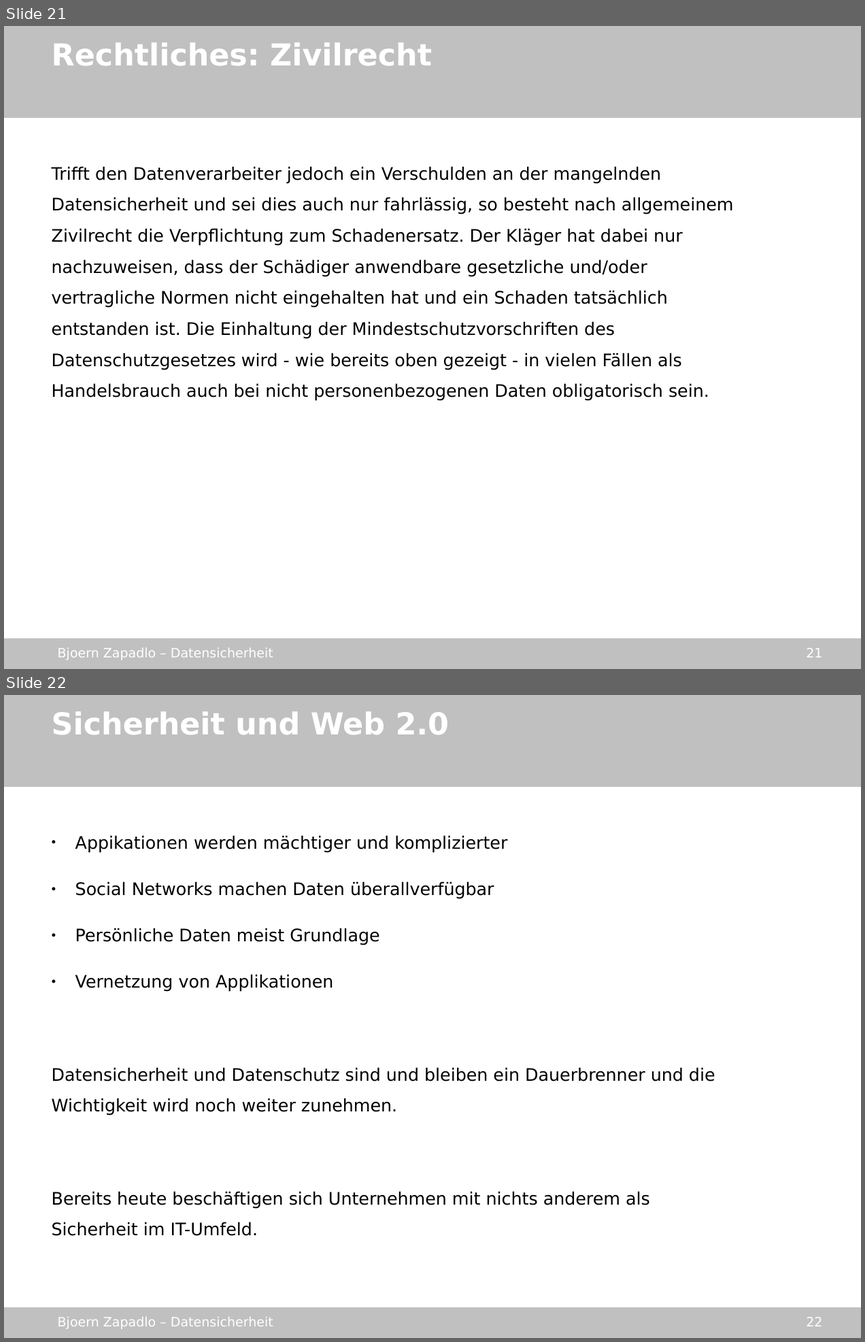
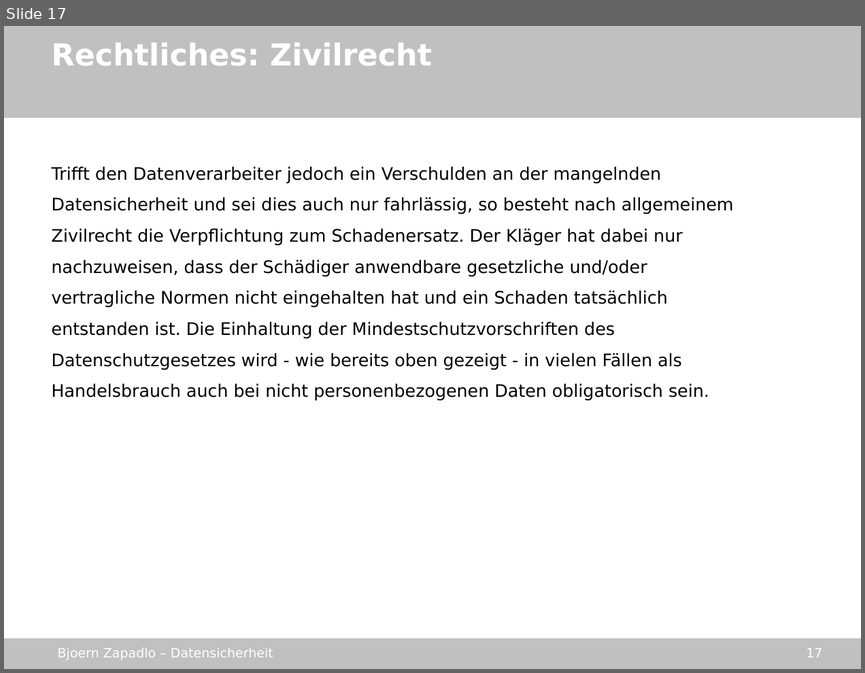
Before and after one commit to gmb2012/sae-datasecurity, a slide deck: stuff/datensicherheit_sae.odp. Shown one above the other, each under a label of ours: slides 21 and 22 before the commit, slide 17 after it. The pictures are 865x1342 and 865x673 pixels, drawn with LibreOffice and Linux fonts; fonts in the diff are those of the drawing; background and template pictures are left out. Boxes give left, top, right and bottom in pixels: in the first picture for what was removed or moved away, otherwise in the second. Text is boxed around its words. In the diff, an @@ line names an element or a change of style, - is before the commit and + after.

```diff
--- a/stuff/datensicherheit_sae.odp
+++ b/stuff/datensicherheit_sae.odp
@@ slide 22 removed at (4, 695, 861, 1338), background picture (left out); not listed: 4 template elements that a slide beside it also shows @@
@@ text removed at (52, 711, 449, 734) @@
-Sicherheit und Web 2.0
@@ text removed at (52, 835, 715, 1236) @@
-● Appikationen werden mächtiger und komplizierter
-● Social Networks machen Daten überallverfügbar
-● Persönliche Daten meist Grundlage
-● Vernetzung von Applikationen
-Datensicherheit und Datenschutz sind und bleiben ein Dauerbrenner und die Wichtigkeit wird noch weiter zunehmen.
-Bereits heute beschäftigen sich Unternehmen mit nichts anderem als Sicherheit im IT-Umfeld.
@@ what was slide 21 is now slide 17 @@
@@ page number at (806, 648, 822, 657): text changed @@
-21
+17
```
Also in this commit, not shown: 4 other slides removed, 1 other file.
